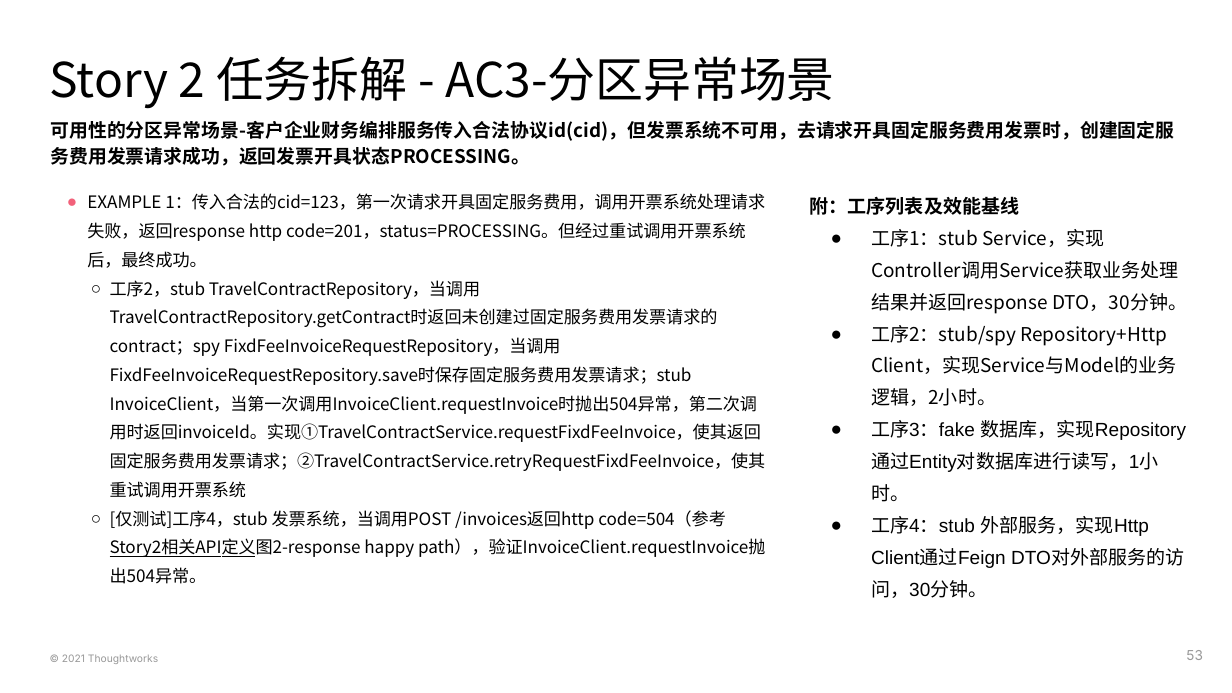
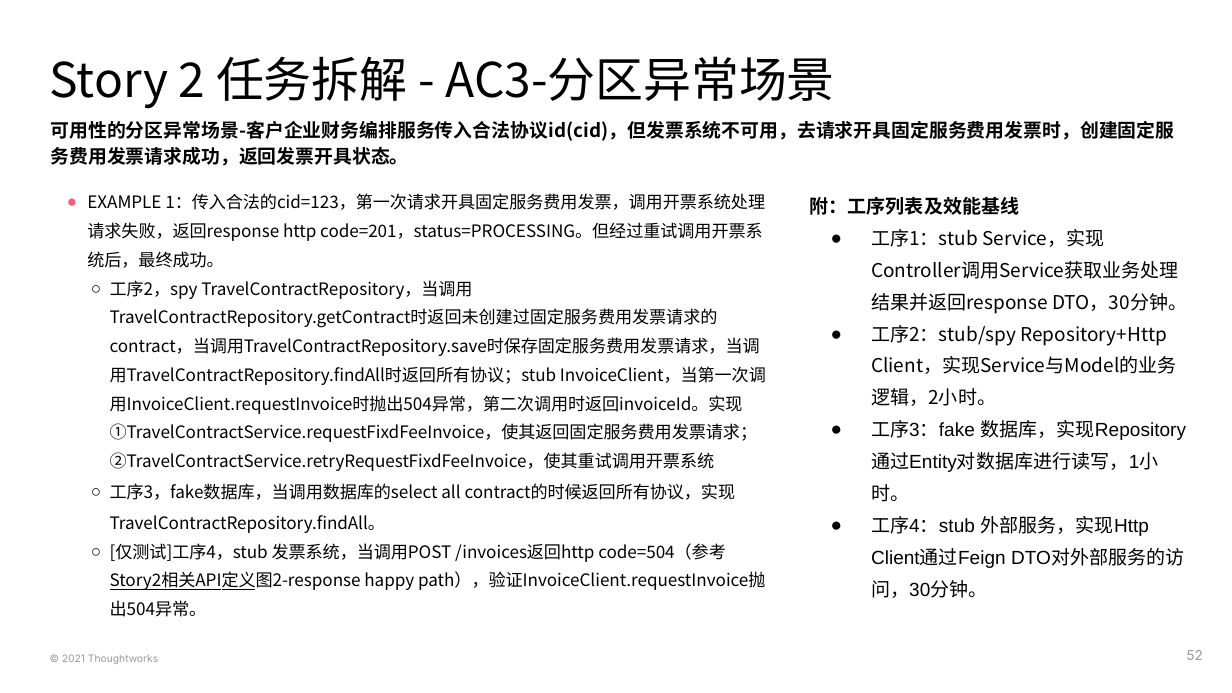
Before and after one commit to deesyx/heima, a slide deck: slide 52 of doc/PS4 黑马考核-项目On-boarding模板-胡炫光.pptx (slide 53 before the commit). Drawn at 1232x693 pixels with LibreOffice and Linux fonts; fonts in the diff are those of the drawing. Boxes give left, top, right and bottom in pixels: in the first picture for what was removed or moved away, otherwise in the second. Text is boxed around its words. In the diff, an @@ line names an element or a change of style, - is before the commit and + after.

```diff
--- a/doc/PS4 黑马考核-项目On-boarding模板-胡炫光.pptx
+++ b/doc/PS4 黑马考核-项目On-boarding模板-胡炫光.pptx
@@ subtitle at <box>50,121,1174,166</box>: text changed @@
-可用性的分区异常场景-客户企业财务编排服务传入合法协议id(cid)，但发票系统不可用，去请求开具固定服务费用发票时，创建固定服务费用发票请求成功，返回发票开具状态PROCESSING。
+可用性的分区异常场景-客户企业财务编排服务传入合法协议id(cid)，但发票系统不可用，去请求开具固定服务费用发票时，创建固定服务费用发票请求成功，返回发票开具状态。
@@ text at <box>87,193,765,500</box>: text changed @@
-● EXAMPLE 1：传入合法的cid=123，第一次请求开具固定服务费用，调用开票系统处理请求失败，返回response http code=201，status=PROCESSING。但经过重试调用开票系统后，最终成功。
-  ○ 工序2，stub TravelContractRepository，当调用 TravelContractRepository.getContract时返回未创建过固定服务费用发票请求的contract；spy FixdFeeInvoiceRequestRepository，当调用FixdFeeInvoiceRequestRepository.save时保存固定服务费用发票请求；stub InvoiceClient，当第一次调用InvoiceClient.requestInvoice时抛出504异常，第二次调用时返回invoiceId。实现①TravelContractService.requestFixdFeeInvoice，使其返回固定服务费用发票请求；②TravelContractService.retryRequestFixdFeeInvoice，使其重试调用开票系统
+● EXAMPLE 1：传入合法的cid=123，第一次请求开具固定服务费用发票，调用开票系统处理请求失败，返回response http code=201，status=PROCESSING。但经过重试调用开票系统后，最终成功。
+  ○ 工序2，spy TravelContractRepository，当调用 TravelContractRepository.getContract时返回未创建过固定服务费用发票请求的contract，当调用TravelContractRepository.save时保存固定服务费用发票请求，当调用TravelContractRepository.findAll时返回所有协议；stub InvoiceClient，当第一次调用InvoiceClient.requestInvoice时抛出504异常，第二次调用时返回invoiceId。实现①TravelContractService.requestFixdFeeInvoice，使其返回固定服务费用发票请求；②TravelContractService.retryRequestFixdFeeInvoice，使其重试调用开票系统
+  ○ 工序3，fake数据库，当调用数据库的select all contract的时候返回所有协议，实现TravelContractRepository.findAll。
@@ page number at <box>1187,650,1203,660</box>: text changed @@
-53
+52
```
Also in this commit, not shown: 14 other slides changed, 1 slide removed, 17 other files.
